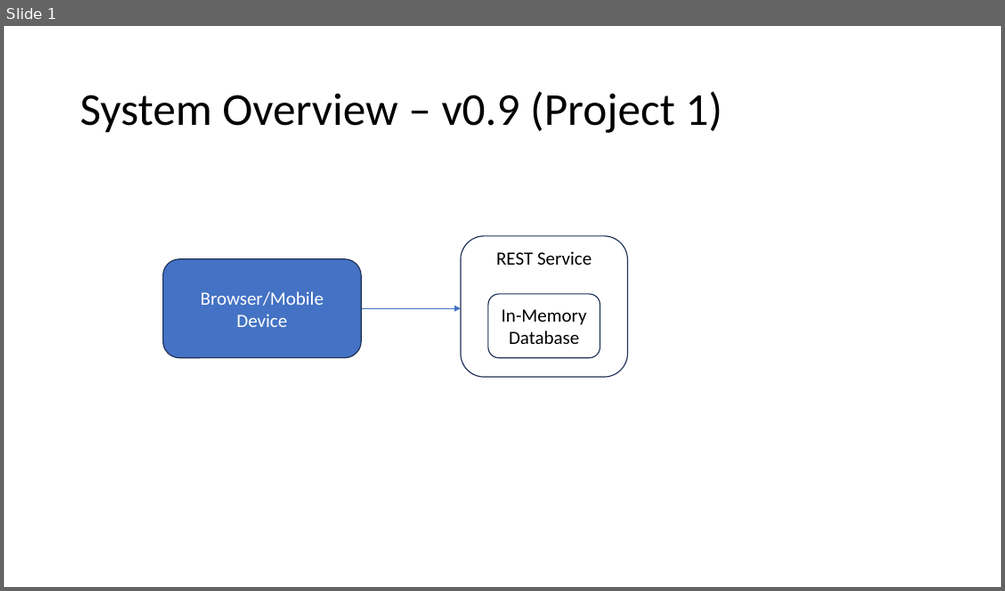
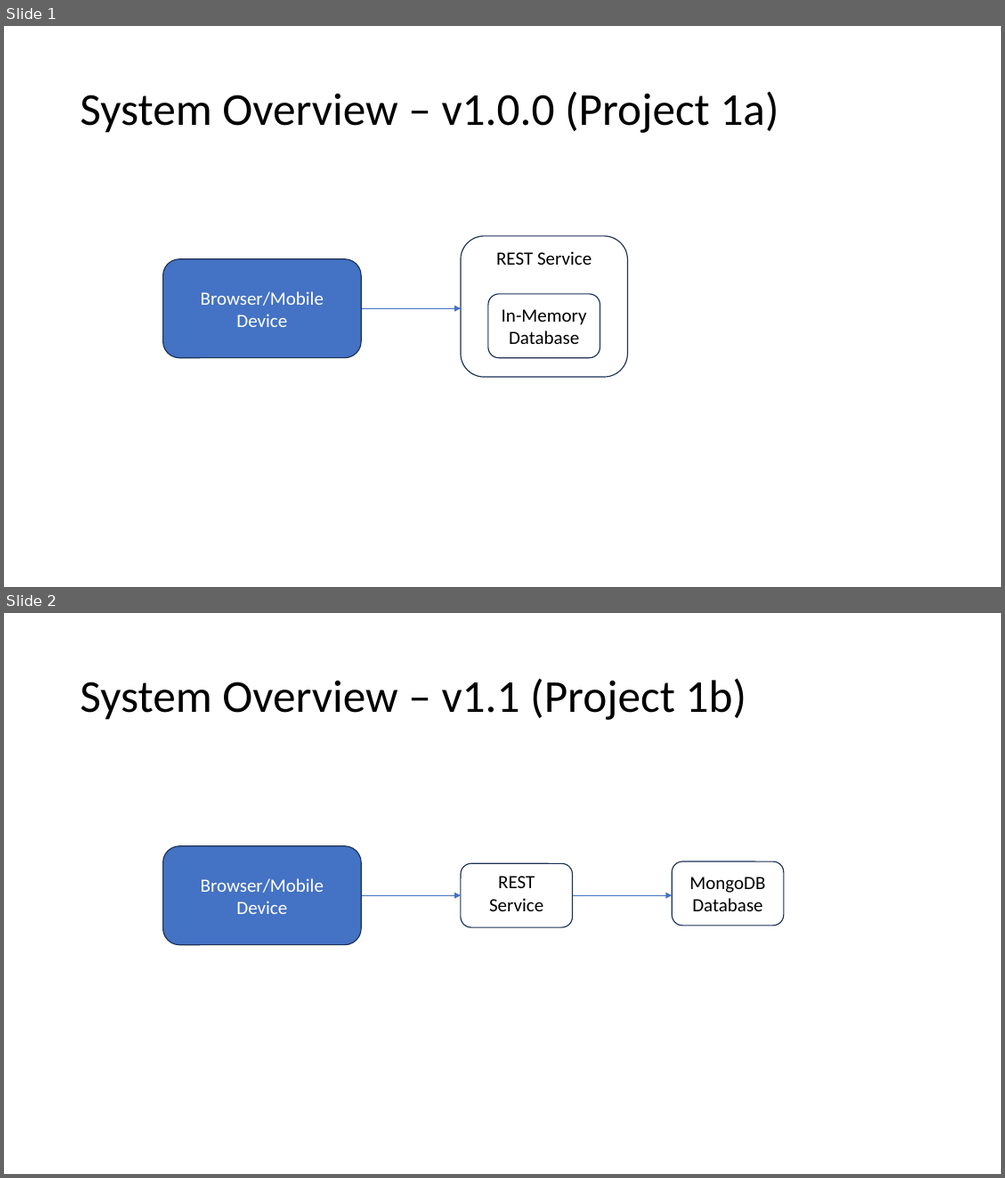
Before and after one commit to johnmramirez/Restaurant_Review_Backend_System, a slide deck: Restaurant_Review_System_Overview.pptx. Shown one above the other, each under a label of ours: slide 1 before the commit, slides 1 and 2 after it. The pictures are 1005x591 and 1005x1178 pixels, drawn with LibreOffice and Linux fonts; fonts in the diff are those of the drawing. Boxes give left, top, right and bottom in pixels: in the first picture for what was removed or moved away, otherwise in the second. Text is boxed around its words. In the diff, an @@ line names an element or a change of style, - is before the commit and + after.

Commit message:
Added project1a, project1b description to README. Updated system overview pptx

```diff
--- a/Restaurant_Review_System_Overview.pptx
+++ b/Restaurant_Review_System_Overview.pptx
@@ slide 2 added at [4,613,1001,1174], background #FFFFFF @@
@@ title added at [80,678,747,720], 44 pt, text #000000 @@
+System Overview – v1.1 (Project 1b)
@@ rounded rectangle added at [163,846,362,945], fill #4472C4, outline #1E3256 1 pt, 18 pt, text #FFFFFF @@
+Browser/Mobile
+Device
@@ rounded rectangle added at [461,863,573,927], fill #FFFFFF, outline #1E3256 1 pt, 18 pt, text #000000 @@
+REST Service
@@ rounded rectangle added at [672,861,784,925], fill #FFFFFF, outline #1E3256 1 pt, 18 pt, text #000000 @@
+MongoDB
+Database
@@ arrow added from (362, 896) to (461, 896), #4472C4 0.5 pt @@
@@ arrow added from (573, 896) to (672, 896), #4472C4 0.5 pt @@
@@ slide 1 changed as well @@
@@ title at [80,91,779,133]: text changed @@
-System Overview – v0.9 (Project 1)
+System Overview – v1.0.0 (Project 1a)
```
Also in this commit, not shown: 1 other slide changed, 1 other file.
